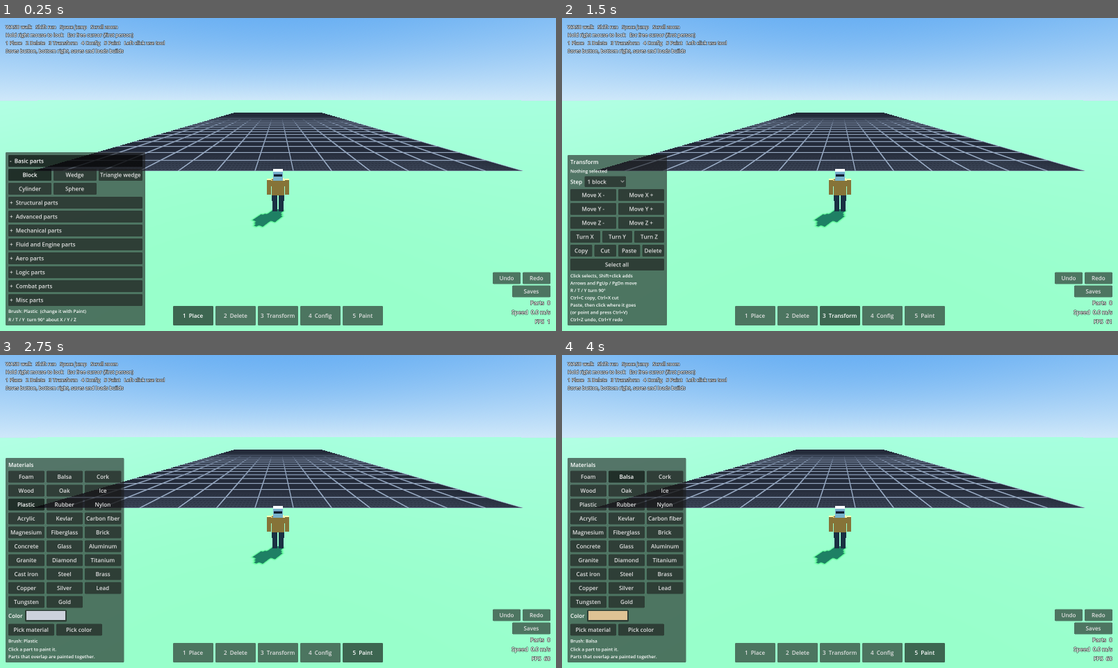
Above: before the commit, frames 1-4 (two rows, left to right).
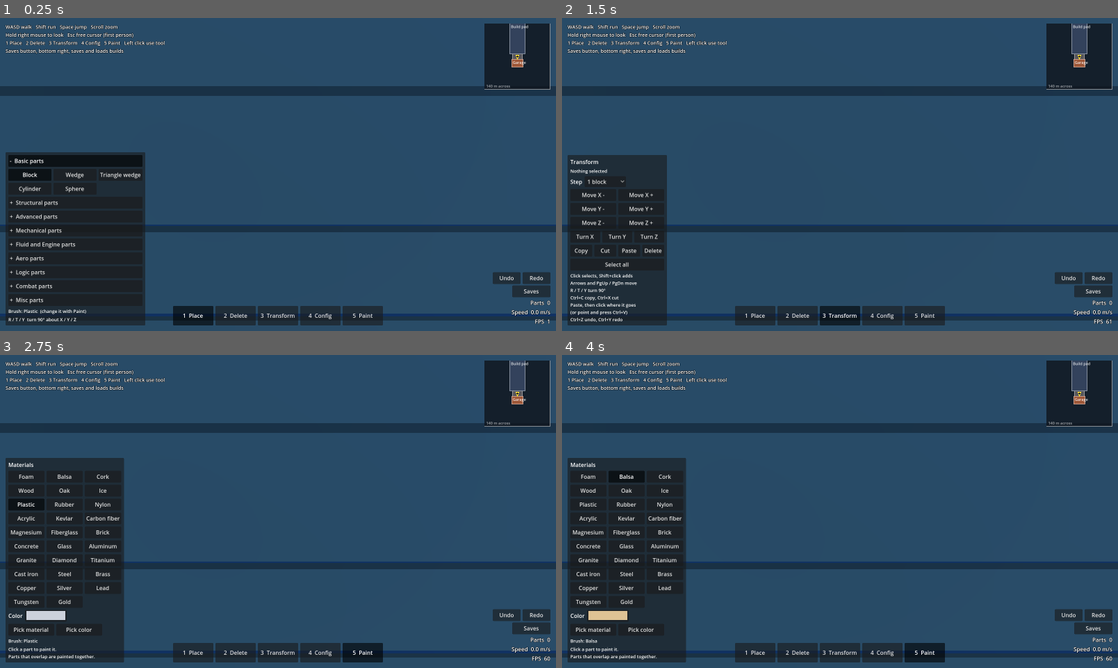
Above: after the commit, the same moments.

Repository: kinglinklink/Ideal-world
Game: Godot game, scene res://scenes/main.tscn
Two runs of this game, one before a commit and one after it. Both use one fixed random seed, a clock stepped at 60 frames per second and the inputs below.
Inputs:
- Up to frame 1 (0.25 s): no input
- Up to frame 2 (1.5 s): click "1 Place" at 0.5 s; click "3 Transform" at 1.25 s
- Up to frame 3 (2.75 s): click "5 Paint" at 2 s
- Up to frame 4 (4 s): click "Foam" at 2.75 s; click "Balsa" at 3.5 s

The runs differ from the first frame. In frame 1, 97% of the frame differs, in the area x 0-100%, y 0-100%; in frame 2, 97%; in frame 3, 96%; in frame 4, 96%.

Commit message:
Add a walk animation, a garage and a mini map
- The character's legs and arms swing in step with the distance covered,
  with a slight body bob and a spread pose in the air
- A closed garage sits behind the start point, its sectional door facing
  the build pad across a concrete apron
- A top-right mini map shows the garage, apron, pad and the player's
  position and heading

Co-Authored-By: Claude Fable 5.2 <noreply@anthropic.com>
Claude-Session: https://claude.ai/code/session_01FW2uxxz5D9zjM2SWGtZ9h4

Diff:
--- a/scripts/hud.gd
+++ b/scripts/hud.gd
@@ -10,6 +10,7 @@
 const SaveManager = preload("res://scripts/save_manager.gd")
 const PartSettings = preload("res://scripts/part_settings.gd")
 const PartPorts = preload("res://scripts/part_ports.gd")
+const Minimap = preload("res://scripts/minimap.gd")
 
 const SNAP_STOPS := [1.0, 0.5, 0.25, 0.1, 0.05, 0.025, 0.01, 0.005]   # in cells
 const AXIS_NAMES := ["X", "Y", "Z"]
@@ -55,6 +56,7 @@
 var _signals_title: Label
 var _signals_scroll: ScrollContainer
 var _signals_box: VBoxContainer
+var _minimap: Control
 
 
 func setup(p_controller: Node, p_grid: Node, p_player: CharacterBody3D) -> void:
@@ -70,6 +72,11 @@
 	controller.connect("message", _on_message)
 	grid.connect("parts_changed", _on_changed)
 	_refresh()
+
+
+## The buildings and areas the mini map should draw.
+func set_map_features(features: Array) -> void:
+	_minimap.features = features
 
 
 # --- Small builders ----------------------------------------------------------
@@ -213,6 +220,13 @@
 	_count_label = _readout(readouts)
 	_speed_label = _readout(readouts)
 	_fps_label = _readout(readouts)
+
+	# Mini map, top right.
+	_minimap = Minimap.new()
+	_minimap.size_flags_horizontal = Control.SIZE_SHRINK_END
+	_minimap.size_flags_vertical = Control.SIZE_SHRINK_BEGIN
+	_minimap.player = player
+	root.add_child(_minimap)
 
 	# Saves window, screen centre, hidden until the Saves button is pressed.
 	_saves_panel = _build_saves_panel()
--- a/scripts/main.gd
+++ b/scripts/main.gd
@@ -13,6 +13,11 @@
 
 const GROUND_SIZE := 6000.0   # metres across
 
+# The garage sits behind the start point, with its door facing the build pad.
+const GARAGE_SIZE := Vector3(24.0, 7.0, 16.0)   # width, height, depth in metres
+const GARAGE_GAP := 12.0                        # from the garage door to the pad
+const DOOR_SIZE := Vector2(16.0, 5.5)           # width, height in metres
+
 
 func _ready() -> void:
 	_make_sky_and_sun()
@@ -23,11 +28,14 @@
 	add_child(grid)
 	_make_pad_surface(grid)
 
+	var pad_size: Vector3 = grid.size_metres()
+	var map_features: Array = _make_garage(pad_size)
+	map_features.append([Rect2(0.0, 0.0, pad_size.x, pad_size.z), Color(0.20, 0.26, 0.36), "Build pad"])
+
 	var player: CharacterBody3D = Player.new()
 	player.name = "Player"
-	# Start just outside the pad, looking along +Z across it.
-	var pad_size: Vector3 = grid.size_metres()
-	player.position = Vector3(pad_size.x * 0.5, 0.1, -5.0)
+	# Start between the garage door and the pad, looking along +Z across the pad.
+	player.position = Vector3(pad_size.x * 0.5, 0.1, -GARAGE_GAP * 0.5)
 	player.yaw = PI
 	add_child(player)
 
@@ -40,6 +48,7 @@
 	hud.name = "Hud"
 	add_child(hud)
 	hud.setup(controller, grid, player)
+	hud.set_map_features(map_features)
 
 
 func _make_sky_and_sun() -> void:
@@ -98,6 +107,79 @@
 	ground.add_child(mesh_instance)
 
 
+func _solid(parent: Node3D, size: Vector3, at: Vector3, color: Color) -> void:
+	var material := StandardMaterial3D.new()
+	material.albedo_color = color
+	material.roughness = 0.85
+	var mesh := BoxMesh.new()
+	mesh.size = size
+	mesh.material = material
+	var mesh_instance := MeshInstance3D.new()
+	mesh_instance.mesh = mesh
+	mesh_instance.position = at
+	parent.add_child(mesh_instance)
+
+
+## The garage: a closed building with a large sectional door facing the pad,
+## and a concrete apron between the two. Returns its footprints for the map.
+func _make_garage(pad_size: Vector3) -> Array:
+	var half_depth := GARAGE_SIZE.z * 0.5
+	var centre := Vector3(pad_size.x * 0.5, 0.0, -GARAGE_GAP - half_depth)
+
+	var garage := StaticBody3D.new()
+	garage.name = "Garage"
+	garage.position = centre
+	add_child(garage)
+
+	# One solid box to walk into. The garage stays shut for now.
+	var shape := BoxShape3D.new()
+	shape.size = GARAGE_SIZE
+	var collider := CollisionShape3D.new()
+	collider.shape = shape
+	collider.position = Vector3(0.0, GARAGE_SIZE.y * 0.5, 0.0)
+	garage.add_child(collider)
+
+	var wall := Color(0.74, 0.78, 0.84)
+	var roof := Color(0.86, 0.42, 0.24)
+	var trim := Color(0.94, 0.95, 0.97)
+	var door := Color(0.32, 0.36, 0.42)
+	var seam := Color(0.20, 0.23, 0.28)
+
+	_solid(garage, GARAGE_SIZE, Vector3(0.0, GARAGE_SIZE.y * 0.5, 0.0), wall)
+	_solid(garage, Vector3(GARAGE_SIZE.x + 1.0, 0.5, GARAGE_SIZE.z + 1.0),
+			Vector3(0.0, GARAGE_SIZE.y + 0.25, 0.0), roof)
+
+	# The door, on the wall that faces the pad (+Z).
+	var front := half_depth
+	_solid(garage, Vector3(DOOR_SIZE.x, DOOR_SIZE.y, 0.2), Vector3(0.0, DOOR_SIZE.y * 0.5, front + 0.1), door)
+	for panel in range(1, 5):
+		var seam_height := DOOR_SIZE.y * float(panel) / 5.0
+		_solid(garage, Vector3(DOOR_SIZE.x, 0.06, 0.26), Vector3(0.0, seam_height, front + 0.1), seam)
+	_solid(garage, Vector3(DOOR_SIZE.x + 0.8, 0.4, 0.3), Vector3(0.0, DOOR_SIZE.y + 0.2, front + 0.15), trim)
+	_solid(garage, Vector3(0.4, DOOR_SIZE.y, 0.3), Vector3(-DOOR_SIZE.x * 0.5 - 0.2, DOOR_SIZE.y * 0.5, front + 0.15), trim)
+	_solid(garage, Vector3(0.4, DOOR_SIZE.y, 0.3), Vector3(DOOR_SIZE.x * 0.5 + 0.2, DOOR_SIZE.y * 0.5, front + 0.15), trim)
+
+	# A concrete apron from the door to the pad. It is too thin to trip on.
+	var apron_width := DOOR_SIZE.x + 4.0
+	var apron := MeshInstance3D.new()
+	var apron_mesh := BoxMesh.new()
+	apron_mesh.size = Vector3(apron_width, 0.02, GARAGE_GAP)
+	var apron_material := StandardMaterial3D.new()
+	apron_material.albedo_color = Color(0.62, 0.62, 0.64)
+	apron_material.roughness = 1.0
+	apron_mesh.material = apron_material
+	apron.mesh = apron_mesh
+	apron.position = Vector3(pad_size.x * 0.5, 0.011, -GARAGE_GAP * 0.5)
+	apron.cast_shadow = GeometryInstance3D.SHADOW_CASTING_SETTING_OFF
+	add_child(apron)
+
+	return [
+		[Rect2(centre.x - apron_width * 0.5, -GARAGE_GAP, apron_width, GARAGE_GAP), Color(0.34, 0.34, 0.36), ""],
+		[Rect2(centre.x - GARAGE_SIZE.x * 0.5, centre.z - half_depth, GARAGE_SIZE.x, GARAGE_SIZE.z),
+				Color(0.62, 0.34, 0.22), "Garage"],
+	]
+
+
 ## The visible grid on the build pad. Clicks land on the ground collider
 ## underneath; the grid decides whether a part is inside the pad.
 func _make_pad_surface(grid: Node3D) -> void:
--- /dev/null
+++ b/scripts/minimap.gd
@@ -0,0 +1,71 @@
+extends Control
+## A small top-down map that stays centred on the player.
+##
+## The map does not turn. Up on the map is the world's +Z direction, the way
+## the character faces at the start: from the garage out across the build pad.
+
+const RANGE := 70.0   # metres from the centre of the map to its edge
+const BACKGROUND := Color(0.06, 0.08, 0.11, 0.8)
+const BORDER := Color(1.0, 1.0, 1.0, 0.5)
+const PLAYER := Color(1.0, 0.85, 0.2)
+
+var player: Node3D = null   # player.gd
+var features: Array = []    # each is [Rect2 footprint in world X and Z, colour, label]
+
+
+func _ready() -> void:
+	clip_contents = true
+	mouse_filter = Control.MOUSE_FILTER_IGNORE
+	custom_minimum_size = Vector2(190, 190)
+
+
+func _process(_delta: float) -> void:
+	queue_redraw()
+
+
+## Where a world position lands on the map, in pixels. Both axes are flipped,
+## which is what a top-down view with +Z upward looks like.
+func _to_map(world_x: float, world_z: float, centre: Vector3, pixels_per_metre: float) -> Vector2:
+	var half := size * 0.5
+	return Vector2(
+		half.x - (world_x - centre.x) * pixels_per_metre,
+		half.y - (world_z - centre.z) * pixels_per_metre)
+
+
+func _draw() -> void:
+	var extent := size
+	draw_rect(Rect2(Vector2.ZERO, extent), BACKGROUND)
+	if player == null:
+		return
+	var centre := player.global_position
+	var pixels_per_metre := extent.x * 0.5 / RANGE
+	var font := get_theme_default_font()
+
+	for feature in features:
+		var area: Rect2 = feature[0]
+		var tint: Color = feature[1]
+		var caption: String = feature[2]
+		var far_corner := _to_map(area.end.x, area.end.y, centre, pixels_per_metre)
+		var near_corner := _to_map(area.position.x, area.position.y, centre, pixels_per_metre)
+		var outline := Rect2(far_corner, near_corner - far_corner)
+		draw_rect(outline, tint)
+		draw_rect(outline, tint.lightened(0.4), false, 1.0)
+		if caption != "":
+			draw_string(font, outline.position + Vector2(3.0, 13.0), caption,
+					HORIZONTAL_ALIGNMENT_LEFT, -1.0, 11, Color(1.0, 1.0, 1.0, 0.85))
+
+	# The player: a dot with a pointer showing which way the character faces.
+	var heading: float = player.get_heading()
+	var facing := Vector2(sin(heading), cos(heading))
+	var sideways := Vector2(-facing.y, facing.x)
+	var middle := extent * 0.5
+	draw_colored_polygon(PackedVector2Array([
+		middle + facing * 10.0,
+		middle - facing * 5.0 + sideways * 5.5,
+		middle - facing * 5.0 - sideways * 5.5,
+	]), PLAYER)
+	draw_circle(middle, 2.5, Color(0.1, 0.1, 0.12))
+
+	draw_string(font, Vector2(5.0, extent.y - 6.0), "%d m across" % int(RANGE * 2.0),
+			HORIZONTAL_ALIGNMENT_LEFT, -1.0, 11, Color(1.0, 1.0, 1.0, 0.6))
+	draw_rect(Rect2(Vector2.ZERO, extent), BORDER, false, 2.0)
--- a/scripts/player.gd
+++ b/scripts/player.gd
@@ -30,6 +30,13 @@
 var _pivot: Node3D
 var _camera: Camera3D
 var _model: Node3D
+var _leg_left: Node3D         # each limb hangs from a pivot at its hip or shoulder
+var _leg_right: Node3D
+var _arm_left: Node3D
+var _arm_right: Node3D
+var _walk_phase := 0.0        # where the character is in its stride, in radians
+var _walk_blend := 0.0        # 0 standing still, 1 walking
+var _air_blend := 0.0         # 0 on the ground, 1 in the air
 
 
 func _ready() -> void:
@@ -66,6 +73,11 @@
 
 func is_mouse_captured() -> bool:
 	return Input.mouse_mode == Input.MOUSE_MODE_CAPTURED
+
+
+## The direction the character's body faces, as a turn about Y in radians.
+func get_heading() -> float:
+	return _model.rotation.y
 
 
 ## The camera's orientation: -Z is where it looks, +X is to its right.
@@ -204,8 +216,34 @@
 	return true
 
 
-func _process(_delta: float) -> void:
-	_model.position.y = _step_offset
+## Swings the legs and arms in time with the distance covered, so the feet
+## keep pace at any speed, and holds a spread pose in the air.
+func _animate(delta: float) -> float:
+	var ground_speed := Vector2(velocity.x, velocity.z).length()
+	var grounded := is_on_floor()
+	var walking := grounded and ground_speed > 0.2
+	_walk_blend = lerpf(_walk_blend, 1.0 if walking else 0.0, 1.0 - exp(-10.0 * delta))
+	_air_blend = lerpf(_air_blend, 0.0 if grounded else 1.0, 1.0 - exp(-8.0 * delta))
+
+	# One full stride covers more ground the faster the character moves.
+	var stride_length := 1.6 + 0.25 * ground_speed
+	_walk_phase = fmod(_walk_phase + ground_speed * delta / stride_length * TAU, TAU)
+	var reach := minf(0.35 + 0.05 * ground_speed, 0.9)
+	var swing := sin(_walk_phase) * reach * _walk_blend
+
+	# A positive turn about X swings a hanging limb forward.
+	_leg_left.rotation.x = lerpf(swing, 0.45, _air_blend)
+	_leg_right.rotation.x = lerpf(-swing, -0.3, _air_blend)
+	_arm_left.rotation.x = lerpf(-swing * 0.8, -0.5, _air_blend)
+	_arm_right.rotation.x = lerpf(swing * 0.8, 0.5, _air_blend)
+
+	# The body dips slightly twice per stride.
+	return -absf(sin(_walk_phase)) * 0.04 * _walk_blend
+
+
+func _process(delta: float) -> void:
+	var bob := _animate(delta)
+	_model.position.y = _step_offset + bob
 	_pivot.position.y = EYE_HEIGHT + _step_offset
 	_pivot.rotation = Vector3(pitch, yaw, 0.0)
 	_camera.position = Vector3(0.0, 0.0, zoom)
@@ -236,14 +274,23 @@
 	var head := Color(0.86, 0.88, 0.92)
 	var visor := Color(0.10, 0.13, 0.18)
 
-	model.add_child(_box(Vector3(0.22, 0.75, 0.22), Vector3(-0.13, 0.375, 0.0), trousers))
-	model.add_child(_box(Vector3(0.22, 0.75, 0.22), Vector3(0.13, 0.375, 0.0), trousers))
+	_leg_left = _limb(model, Vector3(-0.13, 0.75, 0.0), Vector3(0.22, 0.75, 0.22), trousers)
+	_leg_right = _limb(model, Vector3(0.13, 0.75, 0.0), Vector3(0.22, 0.75, 0.22), trousers)
 	model.add_child(_box(Vector3(0.52, 0.65, 0.28), Vector3(0.0, 1.075, 0.0), jacket))
-	model.add_child(_box(Vector3(0.17, 0.62, 0.20), Vector3(-0.36, 1.09, 0.0), jacket))
-	model.add_child(_box(Vector3(0.17, 0.62, 0.20), Vector3(0.36, 1.09, 0.0), jacket))
+	_arm_left = _limb(model, Vector3(-0.36, 1.40, 0.0), Vector3(0.17, 0.62, 0.20), jacket)
+	_arm_right = _limb(model, Vector3(0.36, 1.40, 0.0), Vector3(0.17, 0.62, 0.20), jacket)
 	model.add_child(_box(Vector3(0.36, 0.36, 0.36), Vector3(0.0, 1.60, 0.0), head))
 	model.add_child(_box(Vector3(0.30, 0.10, 0.04), Vector3(0.0, 1.63, -0.19), visor))
 	return model
+
+
+## A limb that hangs from a joint and swings about it.
+func _limb(model: Node3D, joint: Vector3, size: Vector3, color: Color) -> Node3D:
+	var pivot := Node3D.new()
+	pivot.position = joint
+	pivot.add_child(_box(size, Vector3(0.0, -size.y * 0.5, 0.0), color))
+	model.add_child(pivot)
+	return pivot
 
 
 func _box(size: Vector3, at: Vector3, color: Color) -> MeshInstance3D:
